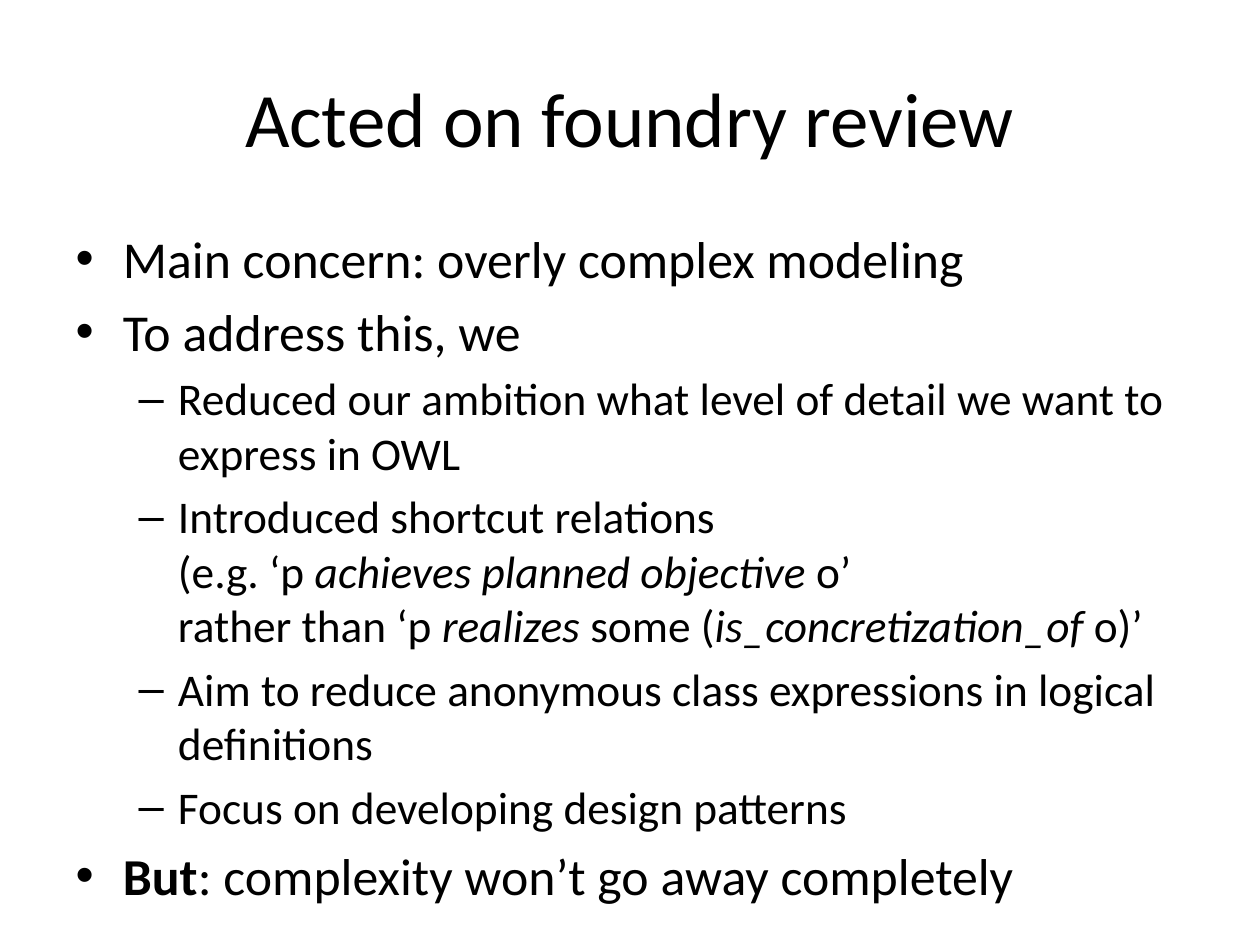
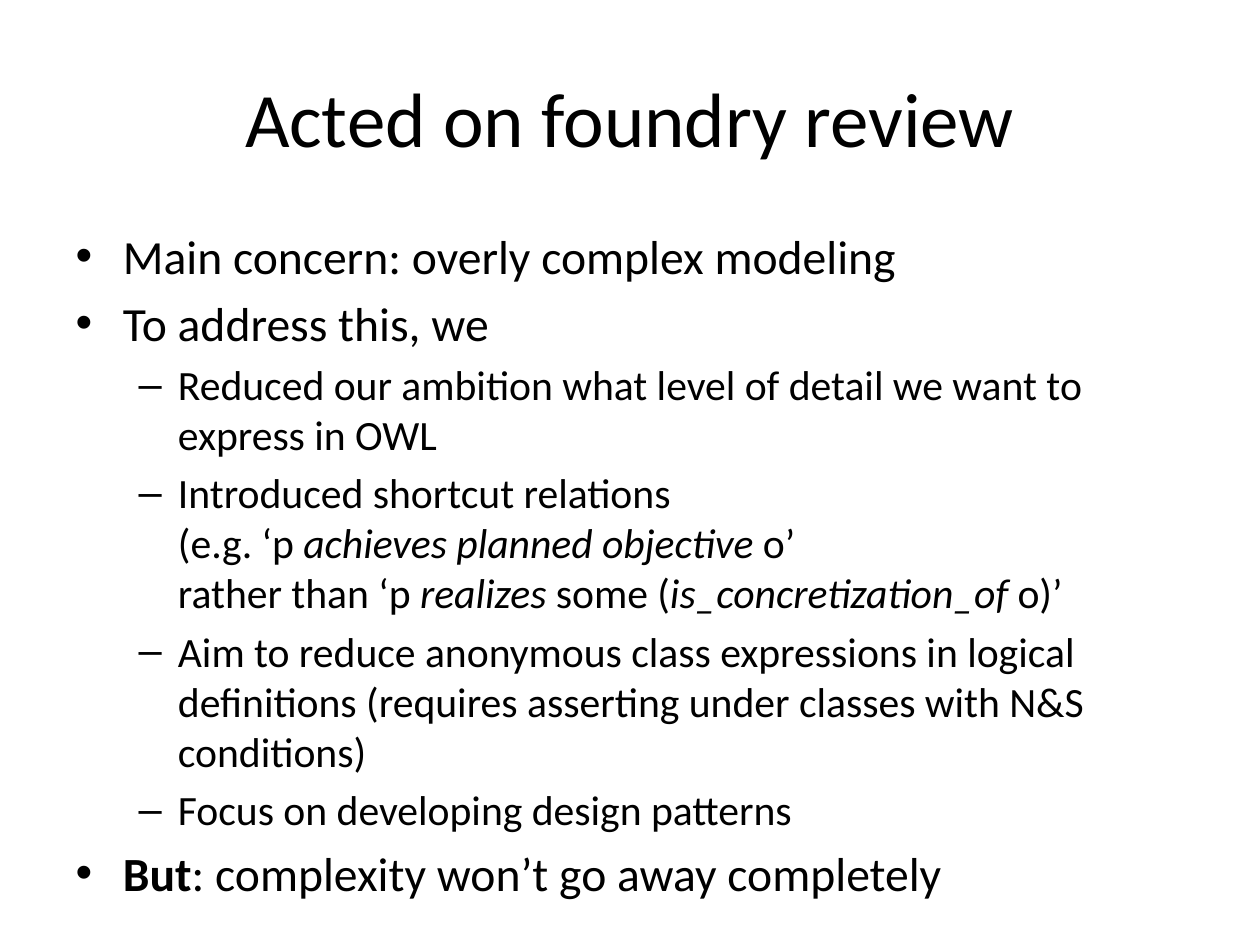
Before and after one commit to jamesaoverton/obi-backup, a slide deck: slide 3 of docs/presentations/2010-02 OBO foundry presentation.pptx. Drawn at 1260x945 pixels with LibreOffice and Linux fonts; fonts in the diff are those of the drawing. Boxes give left, top, right and bottom in pixels: in the first picture for what was removed or moved away, otherwise in the second. Text is boxed around its words. In the diff, an @@ line names an element or a change of style, - is before the commit and + after.

```diff
--- a/docs/presentations/2010-02 OBO foundry presentation.pptx
+++ b/docs/presentations/2010-02 OBO foundry presentation.pptx
@@ text at <box>123,241,1082,832</box>: size 29.6 to 27.2 pt in "Main concern: overly complex modeling", "To address this, we", "But: complexity won’t go away completely"; size 25.9 to 23.8 pt in "Reduced our ambition what level of detail ...", "Introduced shortcut relations (e.g. ‘p achieves planned ...", "Focus on developing design patterns" @@
@@ text at <box>178,638,1083,773</box>: text changed; size 25.9 to 23.8 pt @@
-  – Aim to reduce anonymous class expressions in logical definitions
+  – Aim to reduce anonymous class expressions in logical definitions (requires asserting under classes with N&S conditions)
```
Also in this commit, not shown: 5 other slides changed, 1 slide added.
